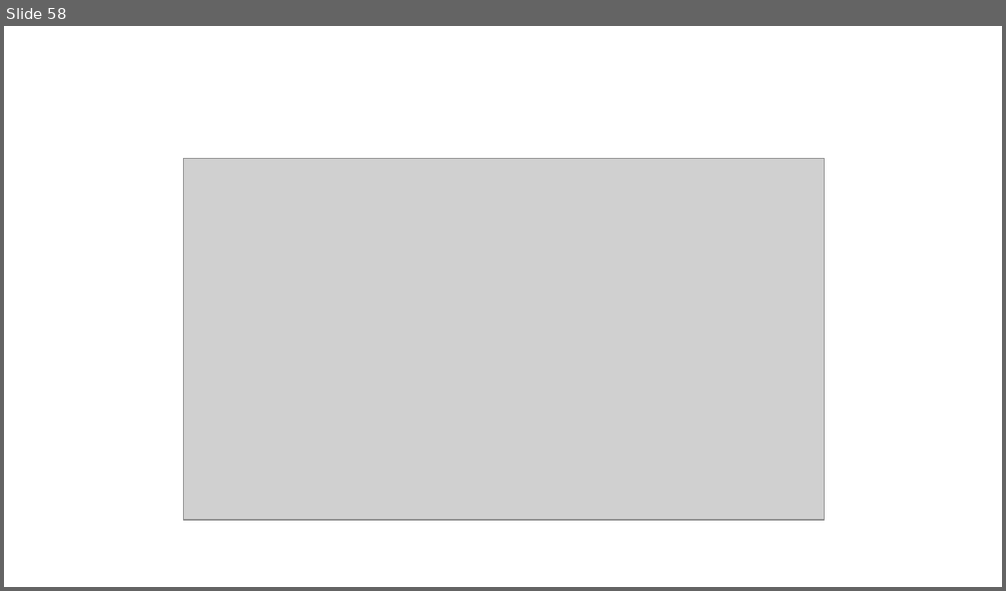
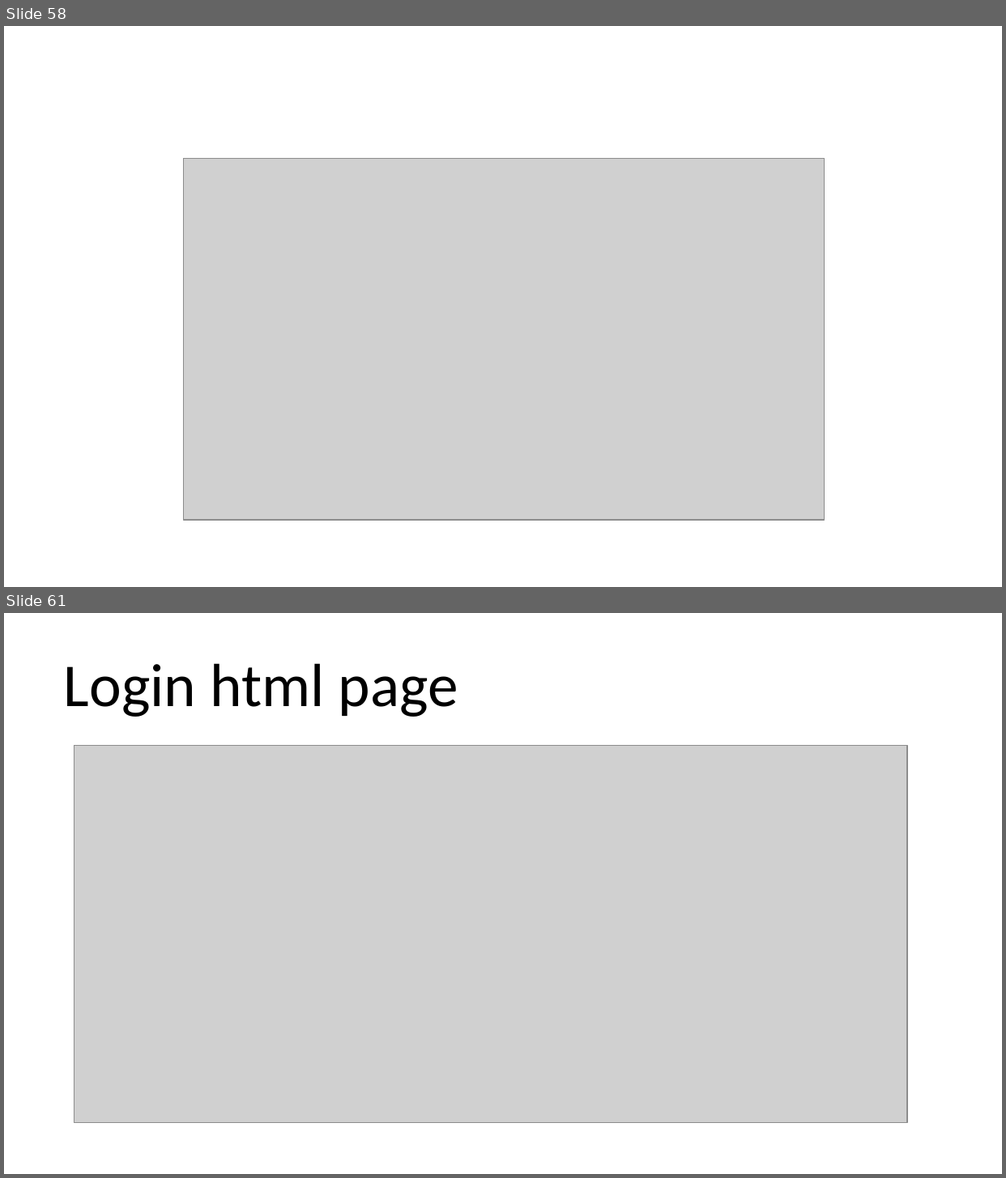
Before and after one commit to qicosmos/cppcon2018, a slide deck: cppcon2018.pptx. Shown one above the other, each under a label of ours: slide 58 before the commit, slides 58 and 61 after it; the slides between them are not shown. The pictures are 1006x591 and 1006x1178 pixels, drawn with LibreOffice and Linux fonts; fonts in the diff are those of the drawing; grey boxes stand for pictures. Boxes give left, top, right and bottom in pixels: in the first picture for what was removed or moved away, otherwise in the second. Text is boxed around its words. In the diff, an @@ line names an element or a change of style, - is before the commit and + after.

```diff
--- a/cppcon2018.pptx
+++ b/cppcon2018.pptx
@@ slide 61 added at (4,613,1002,1174), background #FFFFFF @@
@@ title added at (64,663,458,717), 44 pt, text #000000 @@
+Login html page
@@ picture added at (74,746,907,1123) @@
```
Also in this commit, not shown: 1 slide changed, 8 other slides added, 1 slide removed.
